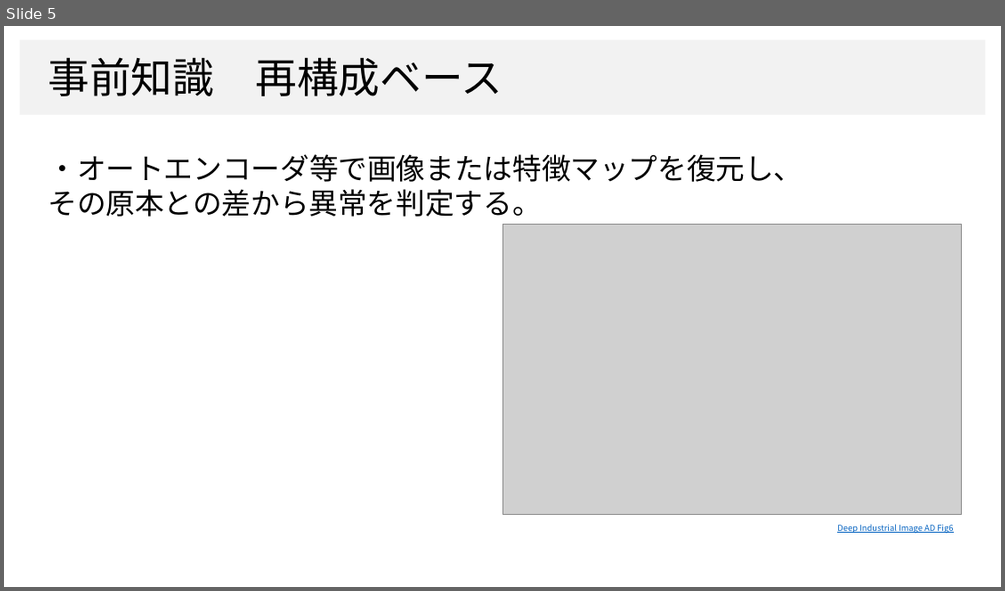
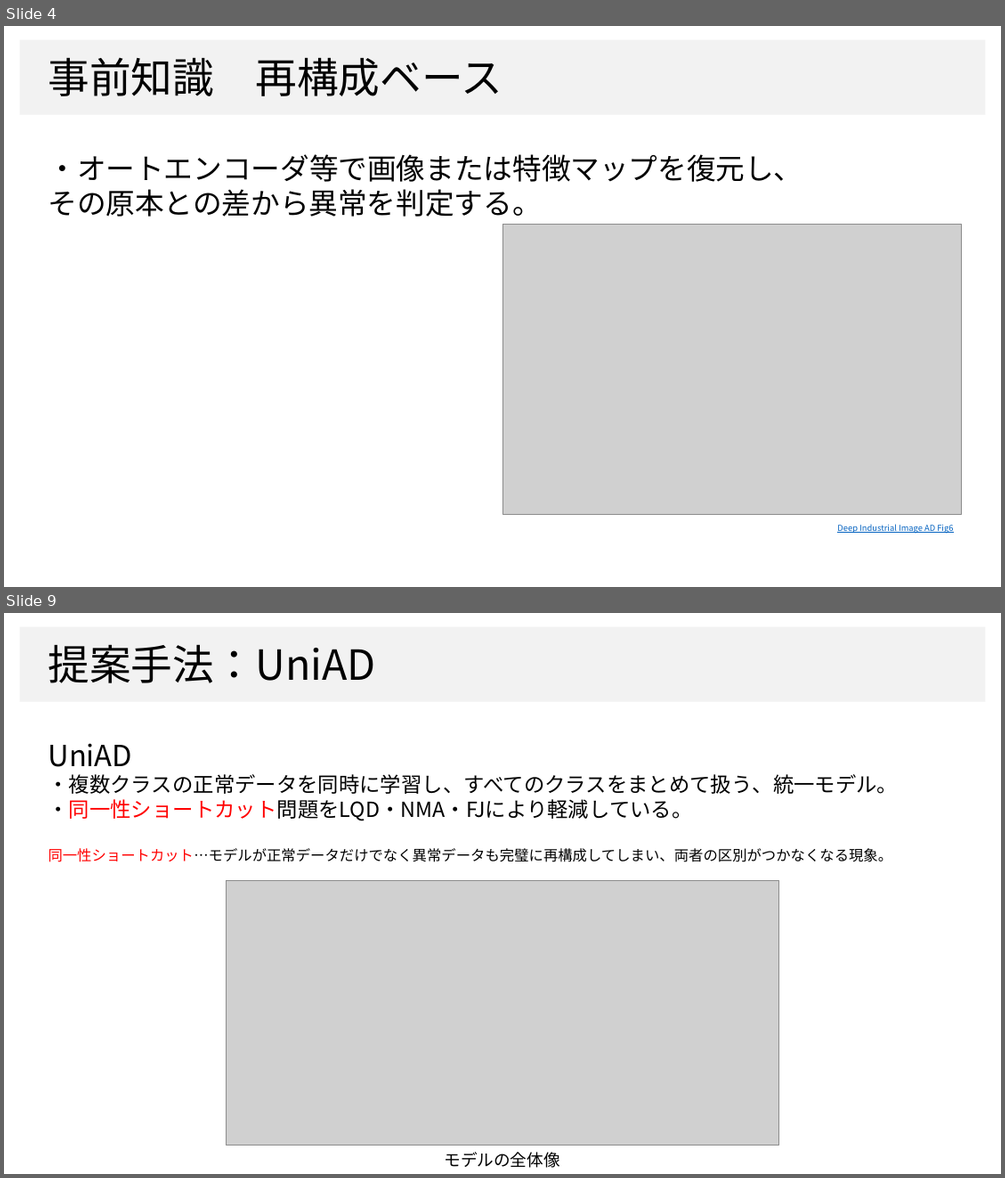
Before and after one commit to dhia-github/haselab-all, a slide deck: 20_発表資料/ゼミ資料/統一モデル_ゼミ資料２.pptx. Shown one above the other, each under a label of ours: slide 5 before the commit, slides 4 and 9 after it; the slides between them are not shown. The pictures are 1005x591 and 1005x1178 pixels, drawn with LibreOffice and Linux fonts; fonts in the diff are those of the drawing; grey boxes stand for pictures; background and template pictures are left out. Boxes give left, top, right and bottom in pixels: in the first picture for what was removed or moved away, otherwise in the second. Text is boxed around its words. In the diff, an @@ line names an element or a change of style, - is before the commit and + after.

```diff
--- a/20_発表資料/ゼミ資料/統一モデル_ゼミ資料２.pptx
+++ b/20_発表資料/ゼミ資料/統一モデル_ゼミ資料２.pptx
@@ slide 9 added at bbox=[4, 613, 1001, 1174], background #FFFFFF; not listed: 1 template element that a slide beside it also shows @@
@@ text added at bbox=[48, 644, 375, 683], 40 pt, text #000000 @@
+提案手法：UniAD
@@ text added at bbox=[48, 743, 898, 862], 20 pt, text #000000 @@
+UniAD
+・複数クラスの正常データを同時に学習し、すべてのクラスをまとめて扱う、統一モデル。
+・同一性ショートカット問題をLQD・NMA・FJにより軽減している。
+同一性ショートカット…モデルが正常データだけでなく異常データも完璧に再構成してしまい、両者の区別がつかなくなる現象。
@@ picture added at bbox=[226, 881, 779, 1145] @@
@@ text added at bbox=[445, 1151, 560, 1167], 16 pt, text #000000 @@
+モデルの全体像
@@ what was slide 5 is now slide 4 @@
```
Also in this commit, not shown: 8 slides changed, 8 other slides added, 9 slides removed, 31 other files.
